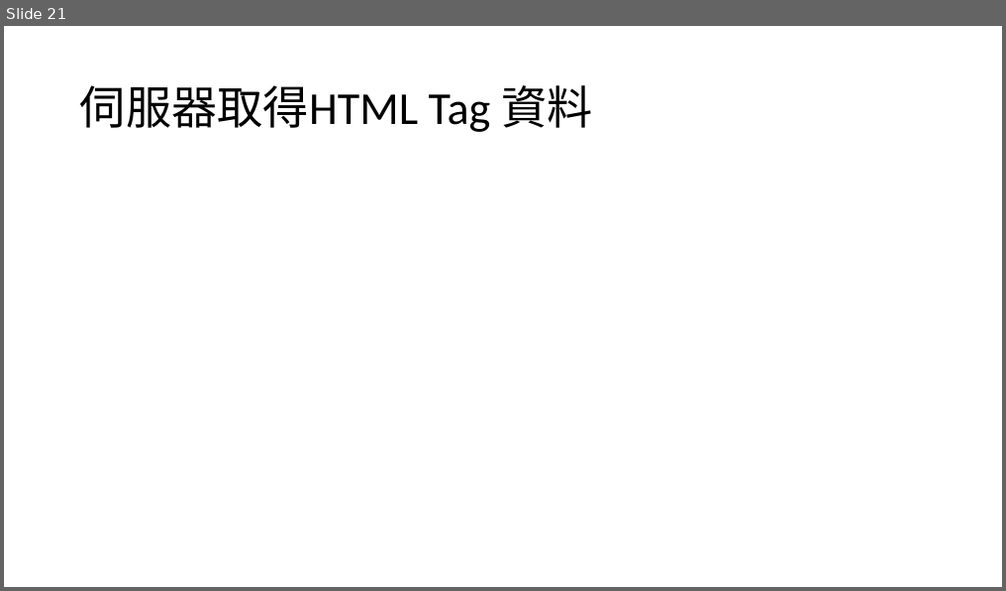
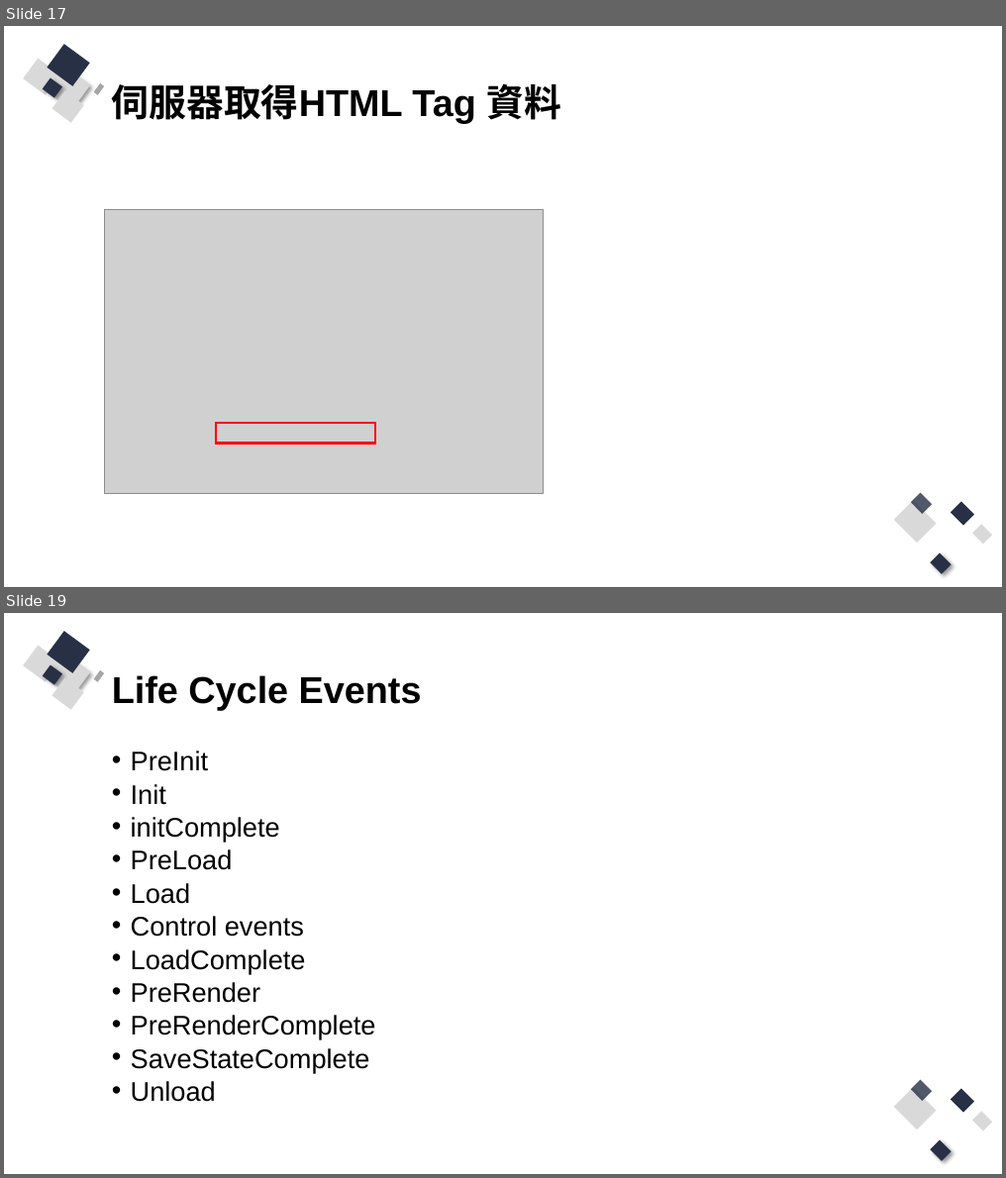
Before and after one commit to Q81JIAXIONG/-, a slide deck: 投影片/2.asp.net webform 框架.pptx. Shown one above the other, each under a label of ours: slide 21 before the commit, slides 17 and 19 after it; the slides between them are not shown. The pictures are 1006x591 and 1006x1178 pixels, drawn with LibreOffice and Linux fonts; fonts in the diff are those of the drawing; grey boxes stand for pictures. Boxes give left, top, right and bottom in pixels: in the first picture for what was removed or moved away, otherwise in the second. Text is boxed around its words. In the diff, an @@ line names an element or a change of style, - is before the commit and + after.

```diff
--- a/投影片/2.asp.net webform 框架.pptx
+++ b/投影片/2.asp.net webform 框架.pptx
@@ slide 19 added at (x1=4, y1=613, x2=1002, y2=1174), background #FFFFFF; not listed: 13 template elements that a slide beside it also shows @@
@@ title added at (x1=112, y1=675, x2=422, y2=710), 36 pt, text #000000, bold @@
+Life Cycle Events
@@ text added at (x1=131, y1=751, x2=376, y2=1102), 25.9 pt, text #000000 @@
+• PreInit
+• Init
+• initComplete
+• PreLoad
+• Load
+• Control events
+• LoadComplete
+• PreRender
+• PreRenderComplete
+• SaveStateComplete
+• Unload
@@ what was slide 21 is now slide 17 @@
@@ slide 17 changed as well @@
@@ title "伺服器取得HTML Tag 資料" moved from (x1=80, y1=85, x2=592, y2=132) to (x1=112, y1=83, x2=561, y2=123) @@
@@ title "伺服器取得HTML Tag 資料" at (x1=112, y1=83, x2=561, y2=123): size 44 to 36 pt, font Calibri to Arial, bold on @@
@@ group added at (x1=24, y1=44, x2=105, y2=122): 8 rectangles @@
@@ picture added at (x1=104, y1=209, x2=544, y2=493) @@
@@ rectangle added at (x1=216, y1=424, x2=374, y2=444), outline #FF0000 2.25 pt @@
@@ group added at (x1=894, y1=493, x2=993, y2=574): 5 rectangles @@
```
Also in this commit, not shown: 7 other slides changed, 32 other slides added, 20 slides removed, 23 other files.
